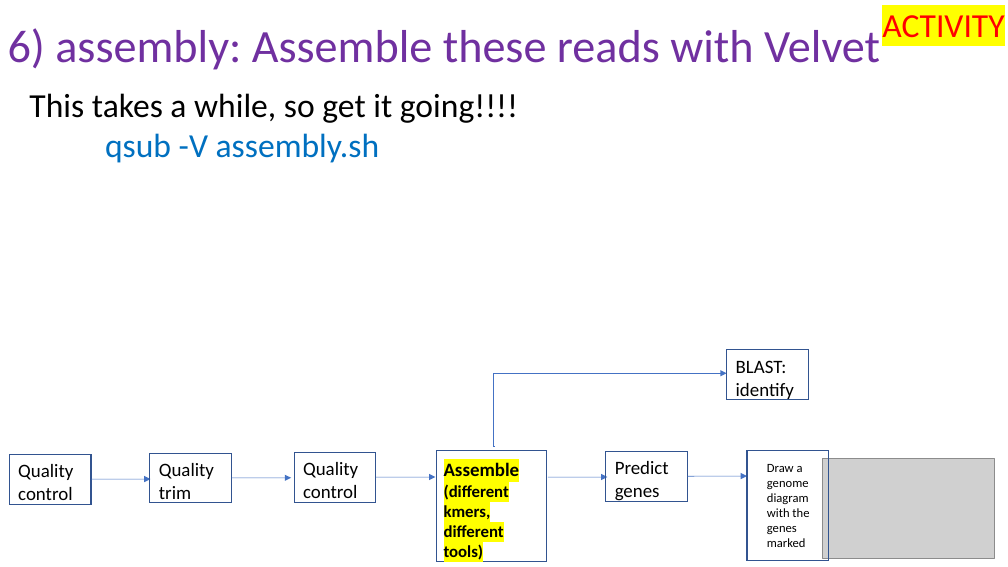
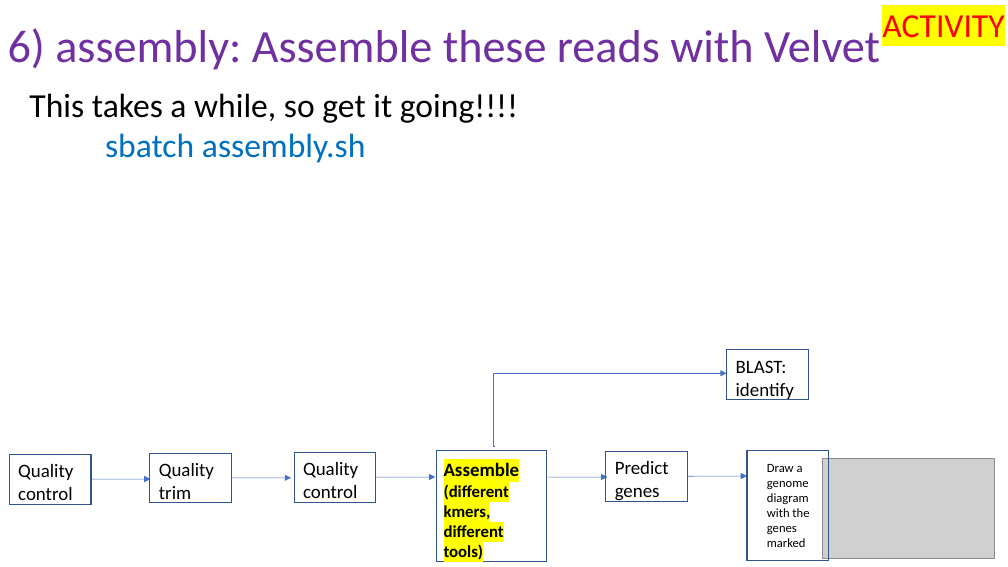
Before and after one commit to peterthorpe5/genome_assembly_workshop, a slide deck: slide 15 of powerpoint/6_assembly.pptx. Drawn at 1008x567 pixels with LibreOffice and Linux fonts; fonts in the diff are those of the drawing; grey boxes stand for pictures. Boxes give left, top, right and bottom in pixels: in the first picture for what was removed or moved away, otherwise in the second. Text is boxed around its words. In the diff, an @@ line names an element or a change of style, - is before the commit and + after.

```diff
--- a/powerpoint/6_assembly.pptx
+++ b/powerpoint/6_assembly.pptx
@@ text at [105, 133, 366, 163]: text changed @@
-qsub -V assembly.sh
+sbatch assembly.sh
```
Also in this commit, not shown: 12 other slides changed, 23 other files.
